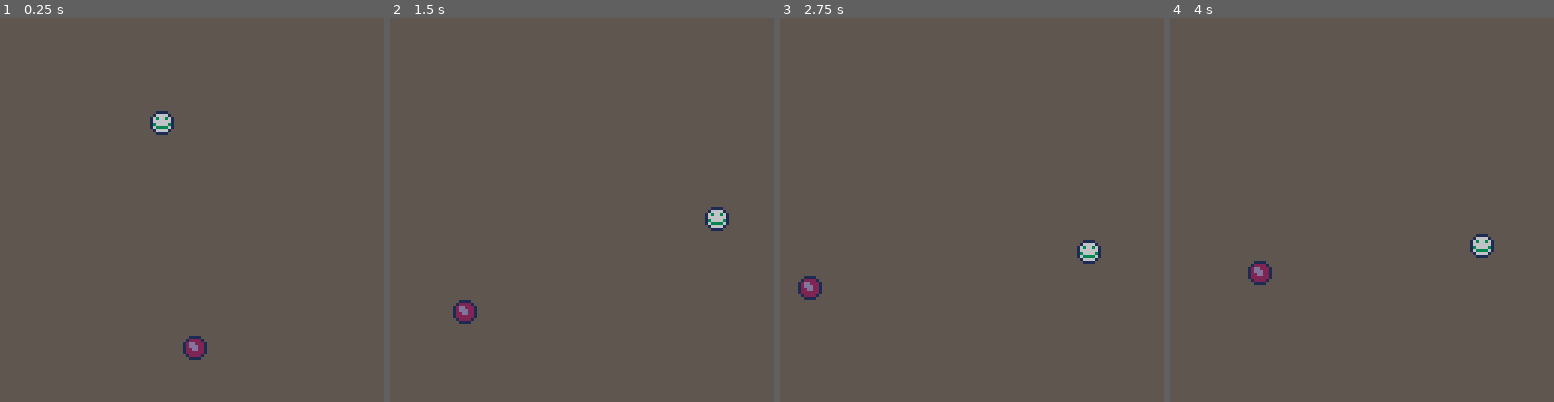
Above: before the commit, frames 1-4 (left to right).
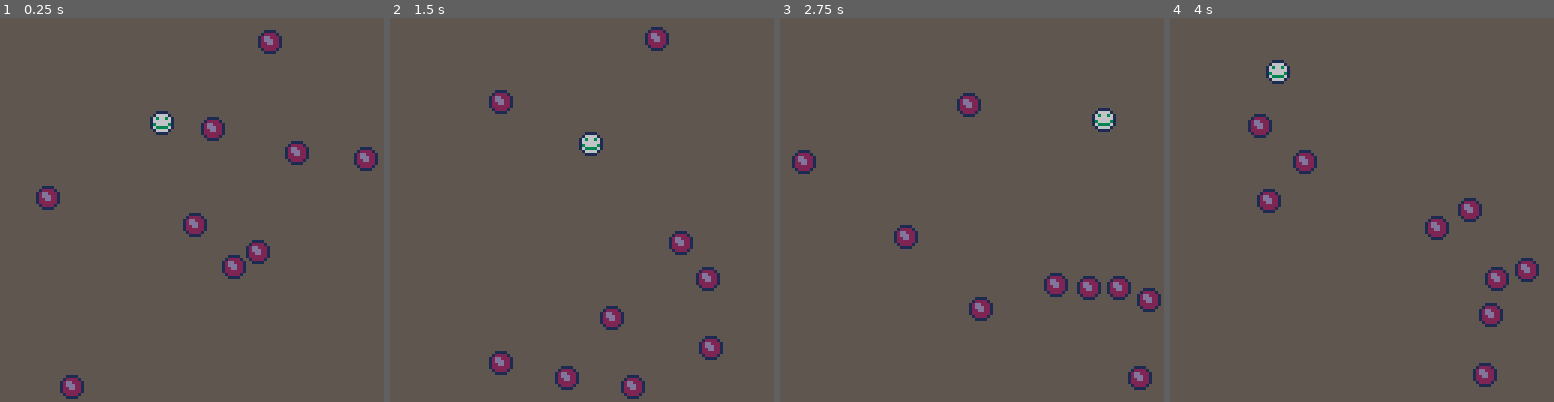
Above: after the commit, the same moments.

Repository: sargon2/pico8
Game: PICO-8 cartridge mine/collision.p8
Same seed, same stepped clock (60 frames per second), same inputs: the game is played once before the commit and once after it.
Inputs:
- Up to frame 1 (0.25 s): no input
- Up to frame 2 (1.5 s): no input
- Up to frame 3 (2.75 s): hold Right 1.6-2.1 s; hold Up 2.15-2.42 s; hold Right from 2.47 s (still down)
- Up to frame 4 (4 s): release Right at 3.03 s; hold Left 3.08-3.58 s; hold Down 3.63-3.97 s

The runs differ from the first frame. In frame 1, 3.2% of the frame differs, in the area x 9-99%, y 3-100%; in frame 2, 3.8%, in the area x 16-89%, y 2-100%; in frame 3, 3.8%; in frame 4, 3.8%.

Commit message:
Add multiple collision objects

Diff:
--- a/mine/collision.p8
+++ b/mine/collision.p8
@@ -15,19 +15,21 @@
 -- to make it more efficient to
 -- check lots of collisions?
 
-actor1 = {
- x=rnd(112)+8,
- y=rnd(112)+8,
- xv=rnd(4)-2,
- yv=rnd(4)-2
-}
+function _init()
+ actors = {}
+ for i=1,10 do
+  add(actors,make_actor())
+ end
+end
 
-actor2 = {
- x=rnd(112)+8,
- y=rnd(112)+8,
- xv=rnd(4)-2,
- yv=rnd(4)-2
-}
+function make_actor()
+ return {
+		x=rnd(112)+8,
+		y=rnd(112)+8,
+	 xv=rnd(4)-2,
+	 yv=rnd(4)-2
+	}
+end
 
 function update_actor(actor)
  actor.x += actor.xv
@@ -58,55 +60,74 @@
  actor.yv /= 1.01
 end
 
-is_colliding = false
-function collide()
+function calc_distance(a,b)
+ local dx=actors[b].x - actors[a].x
+ local dy=actors[b].y - actors[a].y
+ local distance=sqrt(dx*dx + dy*dy)
+ return dx,dy,distance
+end
+
+function update_until_clear(a,b)
+ local dx,dy,distance=calc_distance(a,b)
+ while distance < 8 do
+ 	update_actor(actors[a])
+ 	update_actor(actors[b])
+ 	dx,dy,distance=calc_distance(a,b)
+ end
+end
+
+function collide(a,b)
  -- calc normal vector
- local dx=actor2.x - actor1.x
- local dy=actor2.y - actor1.y
- local distance=sqrt(dx*dx + dy*dy)
+ local dx,dy,distance=calc_distance(a,b)
  if distance < 8 then
-  if is_colliding then
-   -- we already calculated this collision
-   return
-  end
   sfx(0)
-  is_colliding = true
   -- normalize it
   local nx=dx/distance
   local ny=dy/distance
   -- decompose into normal and tangential components
-  local v1n =  actor1.xv * nx + actor1.yv * ny
-  local v1t = -actor1.xv * ny + actor1.yv * nx
-  local v2n =  actor2.xv * nx + actor2.yv * ny
-  local v2t = -actor2.xv * ny + actor2.yv * nx
+  local v1n =  actors[a].xv * nx + actors[a].yv * ny
+  local v1t = -actors[a].xv * ny + actors[a].yv * nx
+  local v2n =  actors[b].xv * nx + actors[b].yv * ny
+  local v2t = -actors[b].xv * ny + actors[b].yv * nx
   -- swap normal components since elastic
-  actor1.xv = v2n * nx - v1t * ny
-  actor1.yv = v2n * ny + v1t * nx
-  actor2.xv = v1n * nx - v2t * ny
-  actor2.yv = v1n * ny + v2t * nx
- else
- 	is_colliding = false
+  actors[a].xv = v2n * nx - v1t * ny
+  actors[a].yv = v2n * ny + v1t * nx
+  actors[b].xv = v1n * nx - v2t * ny
+  actors[b].yv = v1n * ny + v2t * nx
+  update_until_clear(a,b)
  end
 end
 
 function _draw()
  cls(5)
- update_actor(actor1)
- update_actor(actor2)
- collide()
- spr(1,actor1.x,actor1.y)
- spr(2,actor2.x,actor2.y)
- if btn(⬅️) then
- 	actor1.xv -= 0.1
+ for x=1,#actors do
+  for y=1,x do
+   if x != y then
+	   collide(x, y)
+	  end
+  end
  end
- if btn(➡️) then
- 	actor1.xv += 0.1
+ for a in all(actors) do
+  update_actor(a)
  end
- if btn(⬆️) then
- 	actor1.yv -= 0.1
+ for a=1,#actors do
+  if a == 1 then
+ 		spr(1,actors[a].x,actors[a].y)
+ 	else
+  	spr(2, actors[a].x, actors[a].y)
+  end
  end
- if btn(⬇️) then
- 	actor1.yv += 0.1
+ if btn(⬅️) and actors[1].x>1 then
+ 	actors[1].xv -= 0.1
+ end
+ if btn(➡️) and actors[1].x<120 then
+ 	actors[1].xv += 0.1
+ end
+ if btn(⬆️) and actors[1].y>1 then
+ 	actors[1].yv -= 0.1
+ end
+ if btn(⬇️) and actors[1].y<120 then
+ 	actors[1].yv += 0.1
  end
 end
 __gfx__
